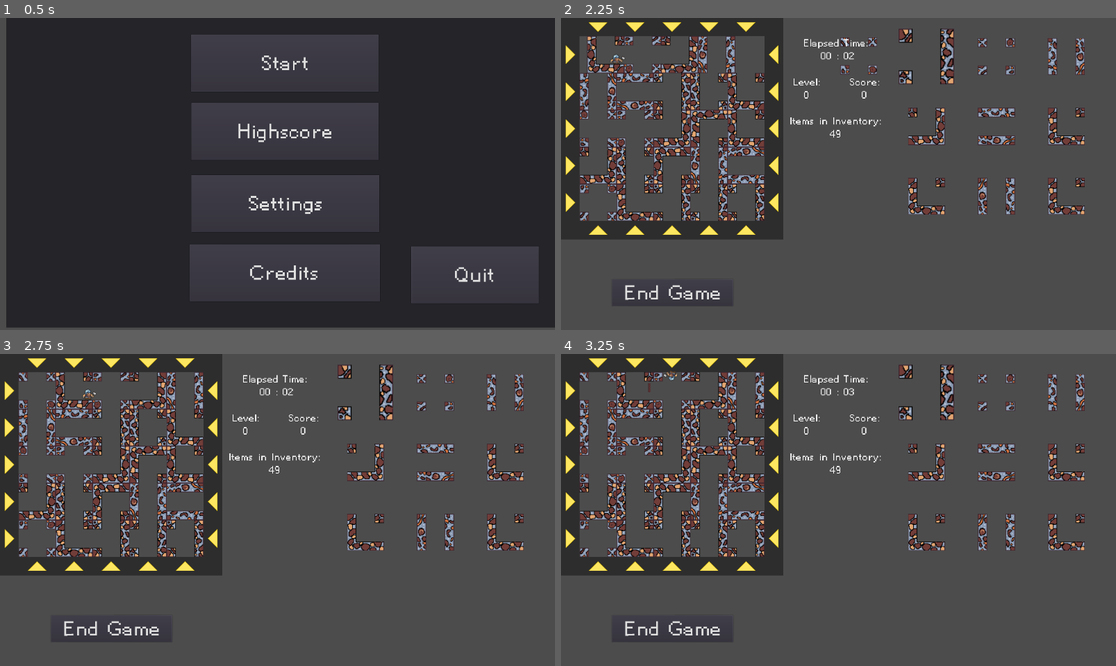
Above: before the commit, frames 1-4 (two rows, left to right).
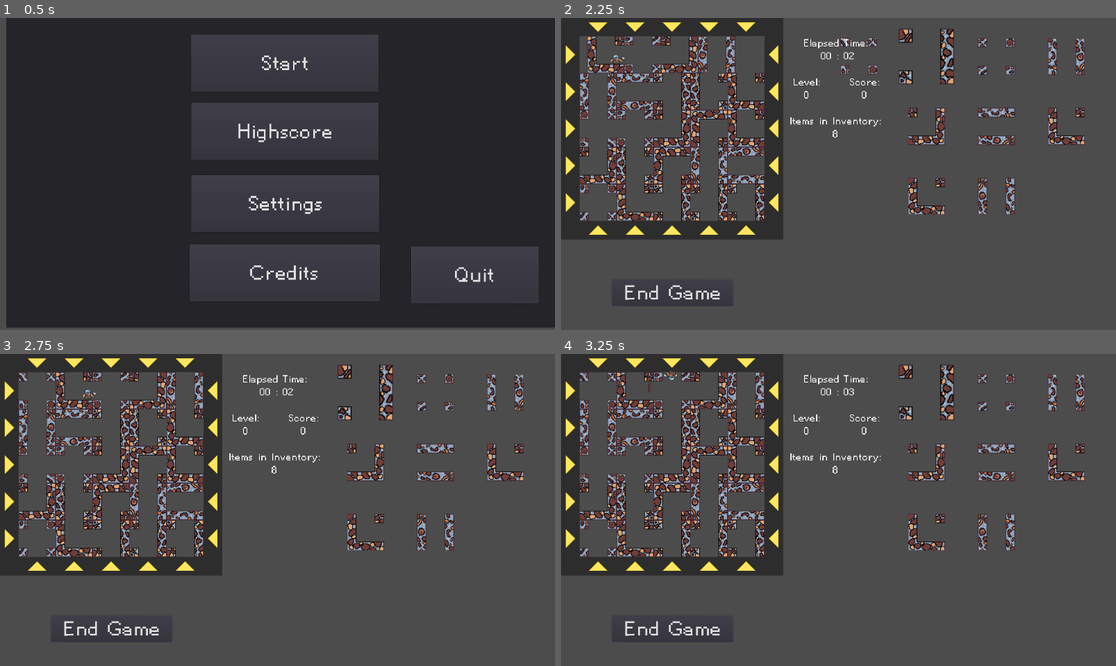
Above: after the commit, the same moments.

Repository: DorianSnowball/amazeing-mine
Game: Godot game, scene res://menu.tscn
The game is run twice, just before and just after one commit, with the same random seed, the same clock (stepped at 60 frames per second) and the same inputs. The engine's default icon, where the game draws it, is replaced by a stand-in: a white triangle on a blue panel in a dark square. Sound files missing from this copy of the repository are replaced by a short silence.
Inputs (mouse positions are in pixels of both pictures, inside the frame that each line leads up to):
- Up to frame 1 (0.5 s): no input
- Up to frame 2 (2.25 s): click "Start" at 0.5 s; hold D (move_right) 1.28-2 s; tap R (rope) at 1.35 s; tap Space (jump) at 1.52 s; click (572, 55) at 2.02 s
- Up to frame 3 (2.75 s): no input
- Up to frame 4 (3.25 s): hold D (move_right) from 2.78 s (still down); tap R (rope) at 2.85 s; tap Space (jump) at 3.02 s

Frame 1 is identical in both runs. In frame 2, 0.4% of the frame differs, in the area x 48-95%, y 35-64%; in frame 3, 0.4%; in frame 4, 0.4%.
Error in both runs: Unable to iterate on object of type 'Nil'. (res://Highscore.gd:29)

Commit message:
added music loop

Diff:
--- a/game/Dwarf.gd
+++ b/game/Dwarf.gd
@@ -54,8 +54,6 @@
     if not Input.is_action_pressed("move_left") and not Input.is_action_pressed("move_right") and velocity.x != 0:
         frame_counter += 1
         velocity.x = 2.45* pow((frame_counter-3), 4)
-
-    print(velocity.x)
 
 
     if Input.is_action_just_pressed("move_left"):
--- a/game/Dwarf.tscn
+++ b/game/Dwarf.tscn
@@ -447,6 +447,7 @@
 
 [node name="Dwarf" type="KinematicBody2D"]
 position = Vector2( 1.41422, -11.6673 )
+collision_mask = 5
 script = ExtResource( 2 )
 delta_y = 0.1
 
--- a/game/Gamefield.gd
+++ b/game/Gamefield.gd
@@ -110,6 +110,9 @@
     var tile : KinematicBody2D = tile_list[randi() % tile_list.size()].instance()
     tile.scale = Vector2(tile_scaling, tile_scaling)
     tile.position = pos
+
+    var canvas_item: CanvasItem = tile.get_node("Sprite")
+    canvas_item.modulate = tile_color
 
     tilePermutation(tile, randi() % 2, randi() % 2, randi() % 4)
     if spawn:
@@ -289,11 +292,7 @@
         item_color = Color(randf(), randf(), randf())
         score_per_level = stepify(500 + 50 / getDifficulty(), 10)
         get_parent().get_node("Level").bbcode_text = "[center]Level:\n"+str(level)
-
-
-    for tile in row:
-        var canvas_item: CanvasItem = tile.get_node("Sprite")
-        canvas_item.modulate = tile_color
+        get_parent().get_node("Music").next_level(level)
 
     clean_up_ropes()
     generateTileItem(row)
@@ -319,7 +318,7 @@
     return chestProb * pow(difficulty_increase,(level/55.0))
 
 func generateTileItem(row):
-    print(level, score_per_level, getDifficulty())
+    #print(level, score_per_level, getDifficulty())
     if randf() < getDifficulty():
         var tile = row[randi() % row.size()]
         var chest = load("res://TileItem.tscn").instance()
--- a/game/InvList.tscn
+++ b/game/InvList.tscn
@@ -4,3 +4,4 @@
 
 [node name="Node2D" type="Node2D"]
 script = ExtResource( 1 )
+start_tiles = 9
--- a/game/MainUI.tscn
+++ b/game/MainUI.tscn
@@ -7,6 +7,7 @@
 [ext_resource path="res://Timer.gd" type="Script" id=5]
 [ext_resource path="res://default_theme.tres" type="Theme" id=6]
 [ext_resource path="res://temp_trigger.gd" type="Script" id=7]
+[ext_resource path="res://Music.tscn" type="PackedScene" id=8]
 
 [sub_resource type="RectangleShape2D" id=1]
 extents = Vector2( 470.046, 21.987 )
@@ -23,7 +24,6 @@
 [node name="Gamefield" parent="." instance=ExtResource( 1 )]
 
 [node name="ItemList" parent="." instance=ExtResource( 3 )]
-start_tiles = 50
 
 [node name="Level" type="RichTextLabel" parent="."]
 anchor_left = 0.5
@@ -128,3 +128,5 @@
 position = Vector2( 1172.7, 445.728 )
 rotation = 0.316184
 shape = SubResource( 1 )
+
+[node name="Music" parent="." instance=ExtResource( 8 )]
--- /dev/null
+++ b/game/Music.gd
@@ -0,0 +1,39 @@
+extends Node
+
+
+# Declare member variables here. Examples:
+# var a = 2
+# var b = "text"
+onready var player: AudioStreamPlayer = $track
+
+var queued
+# Called when the node enters the scene tree for the first time.
+func _ready():
+
+    next_level(0)
+    start_play(queued)
+     # Replace with function body.
+
+var tracks = {}
+func start_play(audio):
+    print("Start playing")
+
+    player.stream = tracks[audio]
+    player.play()
+    queued = audio
+ #   player.loop = true
+
+
+func next_level(level):
+    queued = "res://Audio/LD48_("+str(level+1)+").mp3"
+    var stream
+    if not queued in tracks:
+        stream = load(queued) as AudioStreamMP3
+        stream.loop = false
+        tracks[queued] = stream
+    print("queued next level ", level)
+
+
+func _on_track_finished():
+    print("old track finished")
+    start_play(queued)
--- /dev/null
+++ b/game/Music.tscn
@@ -0,0 +1,12 @@
+[gd_scene load_steps=2 format=2]
+
+[ext_resource path="res://Music.gd" type="Script" id=2]
+
+[node name="Node" type="Node"]
+script = ExtResource( 2 )
+
+[node name="track" type="AudioStreamPlayer" parent="."]
+
+[node name="Tween" type="Tween" parent="."]
+
+[connection signal="finished" from="track" to="." method="_on_track_finished"]
--- a/game/TileItem.tscn
+++ b/game/TileItem.tscn
@@ -14,11 +14,12 @@
 scale = Vector2( 0.375, 0.375 )
 frames = ExtResource( 1 )
 animation = "chest"
+frame = 1
 playing = true
 
 [node name="Area2D" type="Area2D" parent="Sprite"]
-collision_layer = 3
-collision_mask = 3
+collision_layer = 4
+collision_mask = 4
 
 [node name="CollisionShape2D" type="CollisionShape2D" parent="Sprite/Area2D"]
 shape = SubResource( 1 )
Not shown, changed: game/Audio/LD48_(1).mp3.import
Not shown, added: game/Audio/LD48_(3).mp3.import
Not shown: 1 places in game/MainUI.tscn that only renumber resources
Not shown, added: game/Audio/LD48_(3).mp3
